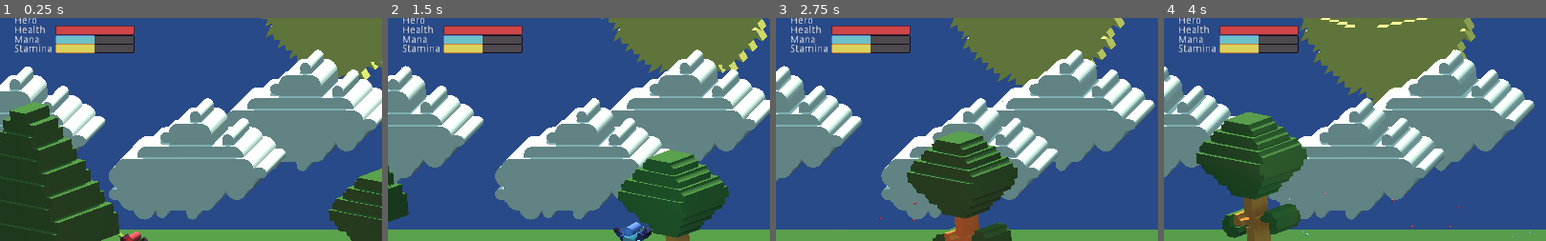
Above: before the commit, frames 1-4 (left to right).
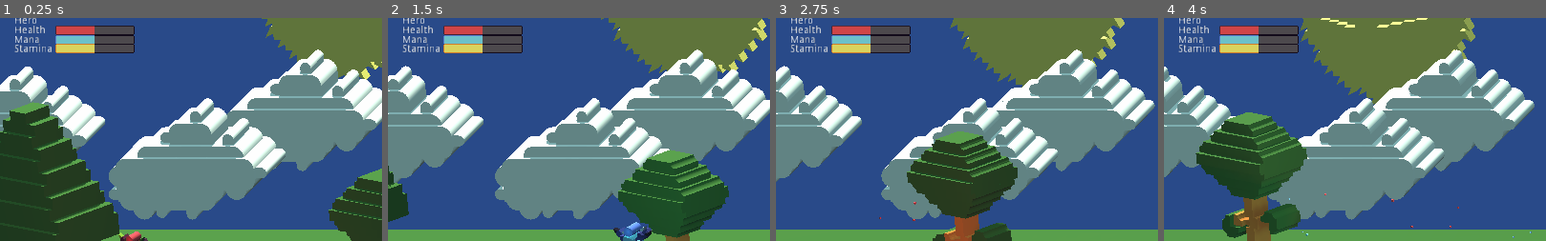
Above: after the commit, the same moments.

Repository: matt-cles/item-assistant
Game: Godot game, scene res://scenes/Main.tscn
Two runs of this game, one before a commit and one after it. Both use one fixed random seed, a clock stepped at 60 frames per second and the inputs below.
Inputs:
- Up to frame 1 (0.25 s): no input
- Up to frame 2 (1.5 s): tap Enter (ui_accept) at 0.5, 0.77 s; hold Right (ui_right) 0.53-1.28 s; hold Left (ui_left) from 1.28 s (still down)
- Up to frame 3 (2.75 s): tap Enter (ui_accept) at 1.52 s; release Left (ui_left) at 2.03 s; hold Right (ui_right) from 2.03 s (still down)
- Up to frame 4 (4 s): tap Enter (ui_accept) at 3.02, 3.77 s; release Right (ui_right) at 3.53 s; hold Left (ui_left) from 3.53 s (still down)
The pictures show only the part of the screen within x 0-50%, y 4-54%; the shares and areas given below are measured in that part.

The runs differ from the first frame. In frame 1, 0.4% of the frame differs, in the area x 24-36%, y 3-8%; in frame 2, 0.4%; in frame 3, 0.4%; in frame 4, 0.4%.

Commit message:
modify starting hero health

Diff:
--- a/scripts/Hero.gd
+++ b/scripts/Hero.gd
@@ -12,7 +12,7 @@
 export var max_stamina:float = 100
 
 var walking = true
-var health:float = max_health
+var health:float = 0
 var mana:float = 0
 var stamina:float = 0
 
@@ -22,7 +22,7 @@
 	_connected = events.connect('hero_turn', self, 'attack')
 	_connected = events.connect('damage_hero', self, 'take_damage')
 	$AnimationPlayer.play("walk")
-	modify_health(max_health)
+	modify_health(max_health/2)
 	modify_mana(max_mana/2)
 	modify_stamina(max_stamina/2)
 
